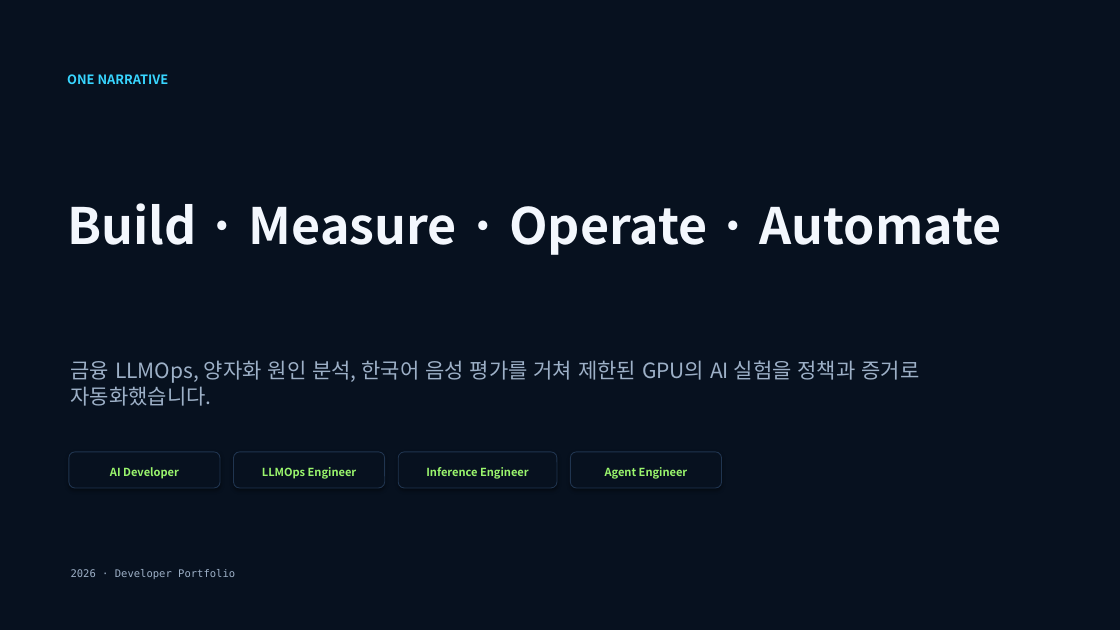
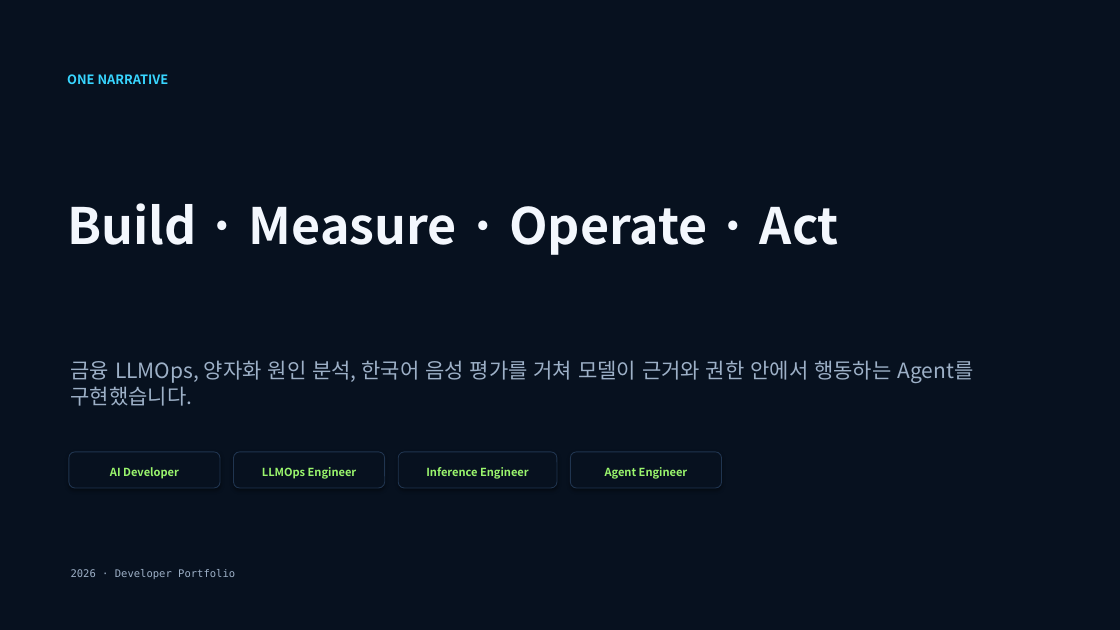
Before and after one commit to kkkimdaegyun/finllm-lab, a slide deck: slide 14 of artifacts/AI-Inference-Developer-Portfolio.pptx. Drawn at 1120x630 pixels with LibreOffice and Linux fonts; fonts in the diff are those of the drawing. Boxes give left, top, right and bottom in pixels: in the first picture for what was removed or moved away, otherwise in the second. Text is boxed around its words. In the diff, an @@ line names an element or a change of style, - is before the commit and + after.

```diff
--- a/artifacts/AI-Inference-Developer-Portfolio.pptx
+++ b/artifacts/AI-Inference-Developer-Portfolio.pptx
@@ text at [67,203,839,255]: text changed @@
-Build · Measure · Operate · Automate
+Build · Measure · Operate · Act
@@ text at [71,360,973,406]: text changed @@
-금융 LLMOps, 양자화 원인 분석, 한국어 음성 평가를 거쳐 제한된 GPU의 AI 실험을 정책과 증거로 자동화했습니다.
+금융 LLMOps, 양자화 원인 분석, 한국어 음성 평가를 거쳐 모델이 근거와 권한 안에서 행동하는 Agent를 구현했습니다.
```
Also in this commit, not shown: 7 other slides changed, 4 other files.
